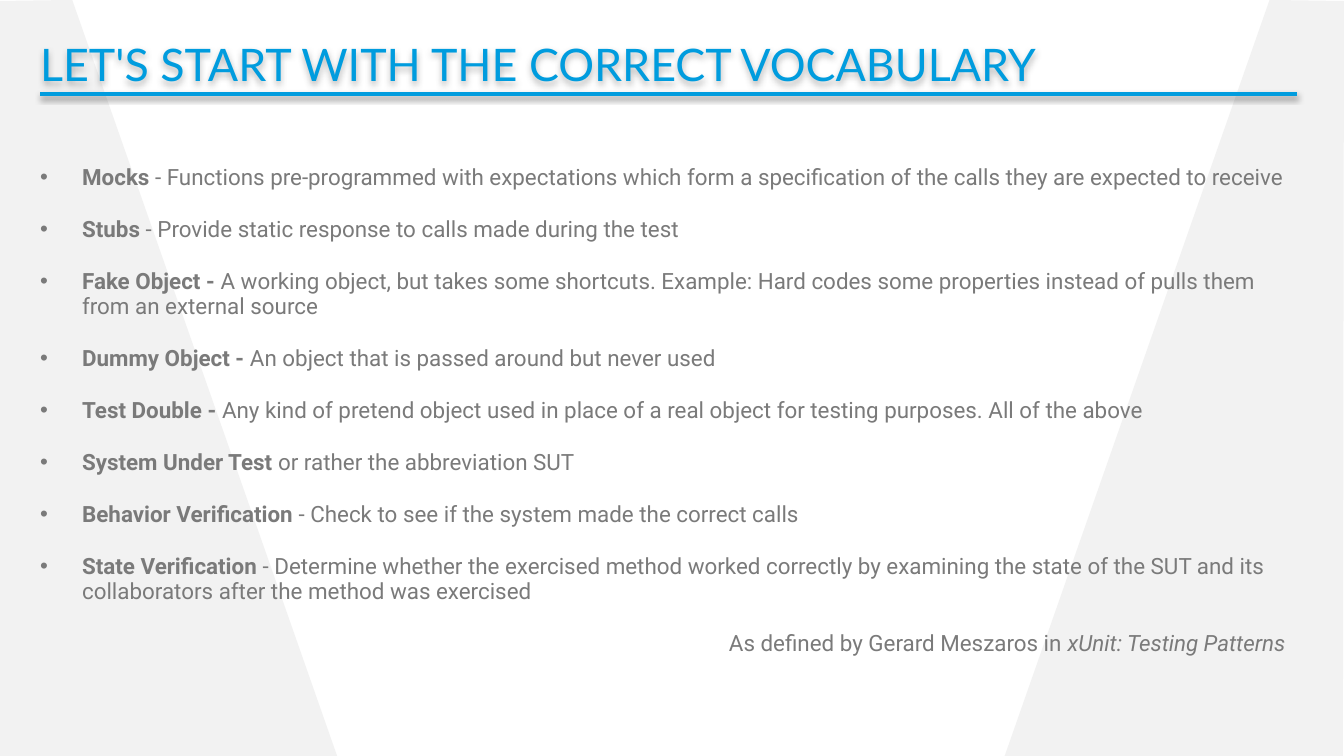
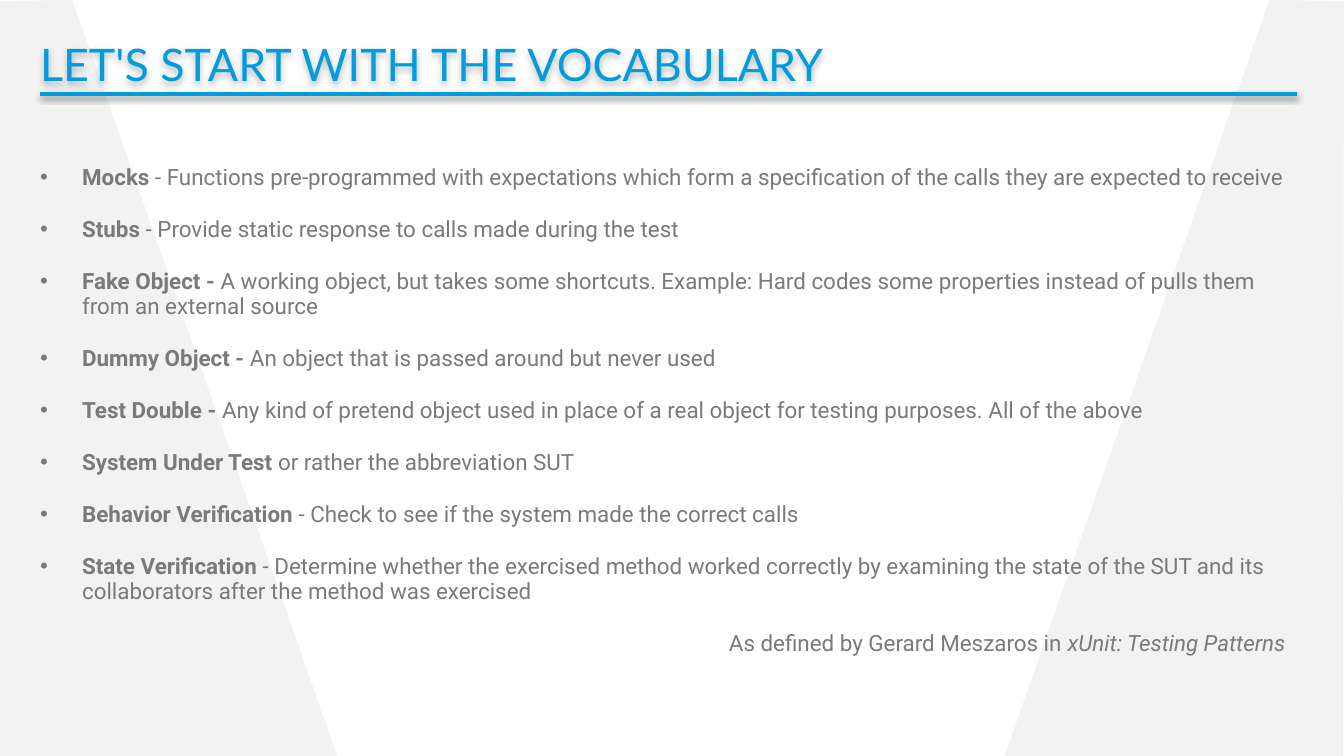
Before and after one commit to cdhunt/pssummit2017-mocking, a slide deck: slide 7 of Summit2017_Mocking.pptx. Drawn at 1344x756 pixels with LibreOffice and Linux fonts; fonts in the diff are those of the drawing; background and template pictures are left out. Boxes give left, top, right and bottom in pixels: in the first picture for what was removed or moved away, otherwise in the second. Text is boxed around its words. In the diff, an @@ line names an element or a change of style, - is before the commit and + after.

```diff
--- a/Summit2017_Mocking.pptx
+++ b/Summit2017_Mocking.pptx
@@ text at [40, 48, 823, 82]: text changed @@
-LET'S START WITH THE CORRECT VOCABULARY
+LET'S START WITH THE VOCABULARY
```
Also in this commit, not shown: 1 other slide changed, 2 slides added, 2 slides removed, 4 other files.
